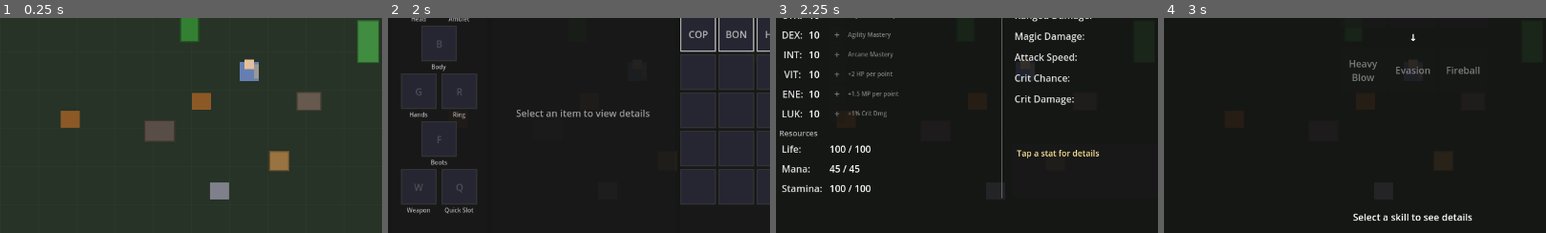
Above: before the commit, frames 1-4 (left to right).
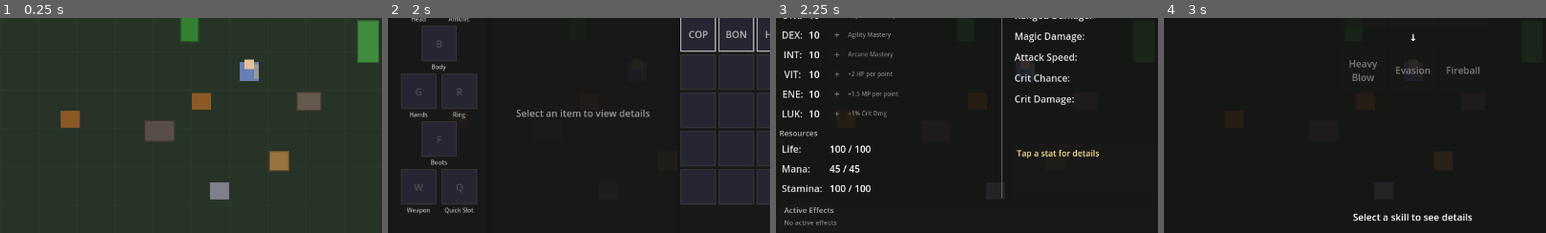
Above: after the commit, the same moments.

Repository: MatousHruska/MobileTestia
Game: Godot game, scene res://scenes/world/test_zone.tscn
Same seed, same stepped clock (60 frames per second), same inputs: the game is played once before the commit and once after it.
Inputs:
- Up to frame 1 (0.25 s): no input
- Up to frame 2 (2 s): click "☰" at 0.5 s; click "Inventory" at 1.25 s
- Up to frame 3 (2.25 s): click "Stats" at 2 s
- Up to frame 4 (3 s): click "Skills" at 2.75 s
The pictures show only the part of the screen within x 17-67%, y 38-88%; the shares and areas given below are measured in that part.

Frames 1-2 are identical in both runs. In frame 3, 0.4% of the frame differs, in the area x 2-16%, y 88-97%; in frame 4, nothing differs.

Commit message:
Add Active Effects section to Stats panel
- Full-width effects bar at bottom of Stats tab
- Shows all buffs/debuffs with colored icons and duration bars
- Tap effect to show details in description box
- Real-time timer updates while panel is open

Diff:
--- a/scripts/ui/menu/stats_panel.gd
+++ b/scripts/ui/menu/stats_panel.gd
@@ -19,6 +19,11 @@
 var _description_title: Label = null
 var _description_text: Label = null
 
+## Effects section
+var _effects_container: HBoxContainer = null
+var _effect_icons: Dictionary = {}  # effect_type -> icon button
+var _no_effects_label: Label = null
+
 
 func _ready() -> void:
 	_build_ui()
@@ -27,12 +32,23 @@
 	Debug.info("UI", "StatsPanel ready")
 
 
+func _process(_delta: float) -> void:
+	# Update effect timers in real-time while panel is visible
+	_update_effect_timers()
+
+
 func _build_ui() -> void:
-	# Main horizontal split: Left (primary) | Right (secondary)
+	# Main vertical layout: Top (stats panels) | Bottom (effects section)
+	var main_vbox := VBoxContainer.new()
+	main_vbox.set_anchors_preset(Control.PRESET_FULL_RECT)
+	main_vbox.add_theme_constant_override("separation", 8)
+	add_child(main_vbox)
+
+	# === TOP: Horizontal split for stats ===
 	var main_hbox := HBoxContainer.new()
-	main_hbox.set_anchors_preset(Control.PRESET_FULL_RECT)
+	main_hbox.size_flags_vertical = Control.SIZE_EXPAND_FILL
 	main_hbox.add_theme_constant_override("separation", 16)
-	add_child(main_hbox)
+	main_vbox.add_child(main_hbox)
 
 	# === LEFT SIDE: Primary Attributes + Resources ===
 	var left_panel := _create_left_panel()
@@ -49,6 +65,10 @@
 	right_panel.size_flags_horizontal = Control.SIZE_EXPAND_FILL
 	right_panel.size_flags_stretch_ratio = 0.55
 	main_hbox.add_child(right_panel)
+
+	# === BOTTOM: Active Effects Section ===
+	var effects_section := _create_effects_section()
+	main_vbox.add_child(effects_section)
 
 
 func _create_left_panel() -> Control:
@@ -349,6 +369,152 @@
 	return container
 
 
+func _create_effects_section() -> Control:
+	var container := PanelContainer.new()
+	container.custom_minimum_size = Vector2(0, 50)
+
+	var margin := MarginContainer.new()
+	margin.add_theme_constant_override("margin_left", 8)
+	margin.add_theme_constant_override("margin_right", 8)
+	margin.add_theme_constant_override("margin_top", 4)
+	margin.add_theme_constant_override("margin_bottom", 4)
+
+	var vbox := VBoxContainer.new()
+	vbox.add_theme_constant_override("separation", 4)
+
+	# Title row
+	var title := Label.new()
+	title.text = "Active Effects"
+	title.add_theme_font_size_override("font_size", 13)
+	title.modulate = Color(0.7, 0.7, 0.7)
+	vbox.add_child(title)
+
+	# Effects icons container (horizontal row)
+	_effects_container = HBoxContainer.new()
+	_effects_container.add_theme_constant_override("separation", 6)
+	vbox.add_child(_effects_container)
+
+	# "No active effects" placeholder label
+	_no_effects_label = Label.new()
+	_no_effects_label.text = "No active effects"
+	_no_effects_label.add_theme_font_size_override("font_size", 11)
+	_no_effects_label.modulate = Color(0.5, 0.5, 0.5)
+	_effects_container.add_child(_no_effects_label)
+
+	margin.add_child(vbox)
+	container.add_child(margin)
+	return container
+
+
+func _create_effect_icon(effect_type: String, effect_data: Dictionary) -> Button:
+	var btn := Button.new()
+	btn.custom_minimum_size = Vector2(40, 40)
+	btn.flat = true
+	btn.pressed.connect(_on_effect_tapped.bind(effect_type))
+
+	# Container for icon visuals
+	var icon_container := Control.new()
+	icon_container.set_anchors_preset(Control.PRESET_FULL_RECT)
+	icon_container.mouse_filter = Control.MOUSE_FILTER_IGNORE
+	btn.add_child(icon_container)
+
+	# Background (border color indicates buff/debuff)
+	var is_debuff: bool = effect_data.get("is_debuff", true)
+	var background := ColorRect.new()
+	background.set_anchors_preset(Control.PRESET_FULL_RECT)
+	background.color = Color(0.6, 0.1, 0.1, 0.9) if is_debuff else Color(0.1, 0.5, 0.1, 0.9)
+	background.mouse_filter = Control.MOUSE_FILTER_IGNORE
+	icon_container.add_child(background)
+
+	# Icon inner (colored based on effect type)
+	var icon_inner := ColorRect.new()
+	icon_inner.set_anchors_preset(Control.PRESET_FULL_RECT)
+	icon_inner.offset_left = 2
+	icon_inner.offset_top = 2
+	icon_inner.offset_right = -2
+	icon_inner.offset_bottom = -10  # Leave room for timer bar
+	icon_inner.color = _get_effect_color(effect_type)
+	icon_inner.mouse_filter = Control.MOUSE_FILTER_IGNORE
+	icon_container.add_child(icon_inner)
+
+	# Duration bar at bottom
+	var duration: float = effect_data.get("remaining_duration", 0.0)
+	var max_duration: float = effect_data.get("max_duration", duration)
+
+	var duration_bar := ProgressBar.new()
+	duration_bar.name = "DurationBar"
+	duration_bar.set_anchors_preset(Control.PRESET_BOTTOM_WIDE)
+	duration_bar.offset_top = -8
+	duration_bar.offset_left = 2
+	duration_bar.offset_right = -2
+	duration_bar.custom_minimum_size.y = 6
+	duration_bar.max_value = max_duration if max_duration > 0 else 1.0
+	duration_bar.value = duration
+	duration_bar.show_percentage = false
+	duration_bar.mouse_filter = Control.MOUSE_FILTER_IGNORE
+
+	var bar_style := StyleBoxFlat.new()
+	bar_style.bg_color = Color(1.0, 1.0, 1.0, 0.8)
+	bar_style.corner_radius_bottom_left = 1
+	bar_style.corner_radius_bottom_right = 1
+	duration_bar.add_theme_stylebox_override("fill", bar_style)
+
+	var bar_bg := StyleBoxFlat.new()
+	bar_bg.bg_color = Color(0.2, 0.2, 0.2, 0.8)
+	bar_bg.corner_radius_bottom_left = 1
+	bar_bg.corner_radius_bottom_right = 1
+	duration_bar.add_theme_stylebox_override("background", bar_bg)
+
+	icon_container.add_child(duration_bar)
+
+	# Timer label (centered on icon)
+	var timer_label := Label.new()
+	timer_label.name = "TimerLabel"
+	timer_label.set_anchors_preset(Control.PRESET_CENTER)
+	timer_label.offset_top = -4  # Adjust for duration bar
+	timer_label.horizontal_alignment = HORIZONTAL_ALIGNMENT_CENTER
+	timer_label.vertical_alignment = VERTICAL_ALIGNMENT_CENTER
+	timer_label.add_theme_font_size_override("font_size", 11)
+	timer_label.add_theme_color_override("font_color", Color.WHITE)
+	timer_label.add_theme_color_override("font_shadow_color", Color(0, 0, 0, 1.0))
+	timer_label.add_theme_constant_override("shadow_offset_x", 1)
+	timer_label.add_theme_constant_override("shadow_offset_y", 1)
+	timer_label.mouse_filter = Control.MOUSE_FILTER_IGNORE
+
+	if max_duration > 0:
+		timer_label.text = "%d" % int(duration) if duration >= 10 else "%.1f" % duration
+	else:
+		timer_label.text = "∞"  # Permanent effect
+
+	icon_container.add_child(timer_label)
+
+	return btn
+
+
+func _get_effect_color(effect_type: String) -> Color:
+	match effect_type:
+		"rot":
+			return Color(0.4, 0.25, 0.1)  # Brown/rot color
+		"poison":
+			return Color(0.2, 0.5, 0.1)  # Green
+		"burn":
+			return Color(0.9, 0.4, 0.1)  # Orange
+		"bleed":
+			return Color(0.7, 0.1, 0.1)  # Dark red
+		"slow":
+			return Color(0.3, 0.3, 0.7)  # Blue-ish
+		"stun":
+			return Color(0.8, 0.8, 0.2)  # Yellow
+		"haste":
+			return Color(0.2, 0.7, 0.9)  # Cyan
+		"regen":
+			return Color(0.2, 0.8, 0.3)  # Bright green
+		"shield":
+			return Color(0.6, 0.6, 0.9)  # Light blue
+		_:
+			return Color(0.5, 0.5, 0.5)  # Gray default
+
+
 func _create_offensive_panel() -> Control:
 	var grid := GridContainer.new()
 	grid.set_anchors_preset(Control.PRESET_FULL_RECT)
@@ -444,6 +610,33 @@
 	PlayerStats.skill_points_changed.connect(_on_skill_points_changed)
 	PlayerStats.resource_changed.connect(_on_resource_changed)
 
+	# Connect to StatusEffectManager if player exists
+	_connect_to_status_effect_manager()
+
+
+func _connect_to_status_effect_manager() -> void:
+	if not Game or not Game.is_player_valid():
+		# Try again later when player is ready
+		if Game:
+			Game.player_spawned.connect(_on_player_spawned_for_effects)
+		return
+
+	var player := Game.player as PlayerController
+	if not player:
+		return
+
+	var manager := player.get_node_or_null("StatusEffectManager") as StatusEffectManager
+	if manager:
+		manager.effect_applied.connect(_on_effect_applied)
+		manager.effect_removed.connect(_on_effect_removed)
+
+
+func _on_player_spawned_for_effects(_player: Node2D) -> void:
+	# Small delay to ensure StatusEffectManager is ready
+	await get_tree().process_frame
+	_connect_to_status_effect_manager()
+	_update_effects()
+
 
 func refresh_display() -> void:
 	_update_level_display()
@@ -451,6 +644,7 @@
 	_update_resources()
 	_update_derived_stats()
 	_update_plus_buttons()
+	_update_effects()
 
 
 func _update_level_display() -> void:
@@ -606,3 +800,141 @@
 	if _description_title and _description_text:
 		_description_title.text = stat_name.capitalize().replace("_", " ")
 		_description_text.text = PlayerStats.get_stat_description(stat_name)
+
+
+#===============================================================================
+# EFFECTS SECTION
+#===============================================================================
+
+func _update_effects() -> void:
+	if not _effects_container:
+		return
+
+	# Get current effects from StatusEffectManager
+	var effects := _get_all_effects()
+
+	# Clear existing icons
+	for effect_type in _effect_icons.keys():
+		if is_instance_valid(_effect_icons[effect_type]):
+			_effect_icons[effect_type].queue_free()
+	_effect_icons.clear()
+
+	# Show/hide "No active effects" label
+	if _no_effects_label:
+		_no_effects_label.visible = effects.is_empty()
+
+	# Create icons for each active effect
+	for effect_type in effects:
+		var effect_data: Dictionary = effects[effect_type]
+		var icon := _create_effect_icon(effect_type, effect_data)
+		_effects_container.add_child(icon)
+		_effect_icons[effect_type] = icon
+
+
+func _get_all_effects() -> Dictionary:
+	if not Game or not Game.is_player_valid():
+		return {}
+
+	var player := Game.player as PlayerController
+	if not player:
+		return {}
+
+	var manager := player.get_node_or_null("StatusEffectManager") as StatusEffectManager
+	if manager:
+		return manager.get_all_effect_data()
+
+	return {}
+
+
+func _update_effect_timers() -> void:
+	if _effect_icons.is_empty():
+		return
+
+	var effects := _get_all_effects()
+
+	for effect_type in _effect_icons:
+		var icon: Button = _effect_icons[effect_type]
+		if not is_instance_valid(icon):
+			continue
+
+		var effect_data: Dictionary = effects.get(effect_type, {})
+		if effect_data.is_empty():
+			continue
+
+		var remaining: float = effect_data.get("remaining_duration", 0.0)
+		var max_duration: float = effect_data.get("max_duration", 0.0)
+
+		# Update timer label
+		var timer_label := icon.find_child("TimerLabel", true, false) as Label
+		if timer_label:
+			if max_duration > 0:
+				timer_label.text = "%d" % int(remaining) if remaining >= 10 else "%.1f" % remaining
+			else:
+				timer_label.text = "∞"
+
+		# Update duration bar
+		var duration_bar := icon.find_child("DurationBar", true, false) as ProgressBar
+		if duration_bar:
+			duration_bar.value = remaining
+
+
+func _on_effect_applied(_effect_type: String, _duration: float, _show_in_hud: bool) -> void:
+	_update_effects()
+
+
+func _on_effect_removed(_effect_type: String) -> void:
+	_update_effects()
+
+
+func _on_effect_tapped(effect_type: String) -> void:
+	if not _description_title or not _description_text:
+		return
+
+	# Get effect data for details
+	var effects := _get_all_effects()
+	var effect_data: Dictionary = effects.get(effect_type, {})
+
+	# Build description
+	var title := effect_type.capitalize()
+	var description := _get_effect_description(effect_type, effect_data)
+
+	_description_title.text = title
+	_description_text.text = description
+
+
+func _get_effect_description(effect_type: String, effect_data: Dictionary) -> String:
+	var lines: Array[String] = []
+
+	# Effect type (buff/debuff)
+	var is_debuff: bool = effect_data.get("is_debuff", true)
+	lines.append("Type: %s" % ("Debuff" if is_debuff else "Buff"))
+
+	# Duration info
+	var remaining: float = effect_data.get("remaining_duration", 0.0)
+	var max_dur: float = effect_data.get("max_duration", 0.0)
+	if max_dur > 0:
+		lines.append("Duration: %.1fs remaining" % remaining)
+	else:
+		lines.append("Duration: Permanent")
+
+	# Damage info (for DoTs)
+	var damage: float = effect_data.get("damage_per_tick", 0.0)
+	if damage > 0:
+		var interval: float = effect_data.get("tick_interval", 1.0)
+		lines.append("Damage: %.1f per %.1fs" % [damage, interval])
+
+	# Try to get description from database
+	var db_desc := _get_effect_db_description(effect_type)
+	if not db_desc.is_empty():
+		lines.append("")
+		lines.append(db_desc)
+
+	return "\n".join(lines)
+
+
+func _get_effect_db_description(effect_type: String) -> String:
+	var status_id := "status_" + effect_type
+	if DatabaseLoader.status_effects.has(status_id):
+		var data: Dictionary = DatabaseLoader.status_effects[status_id]
+		return data.get("description", "")
+	return ""
